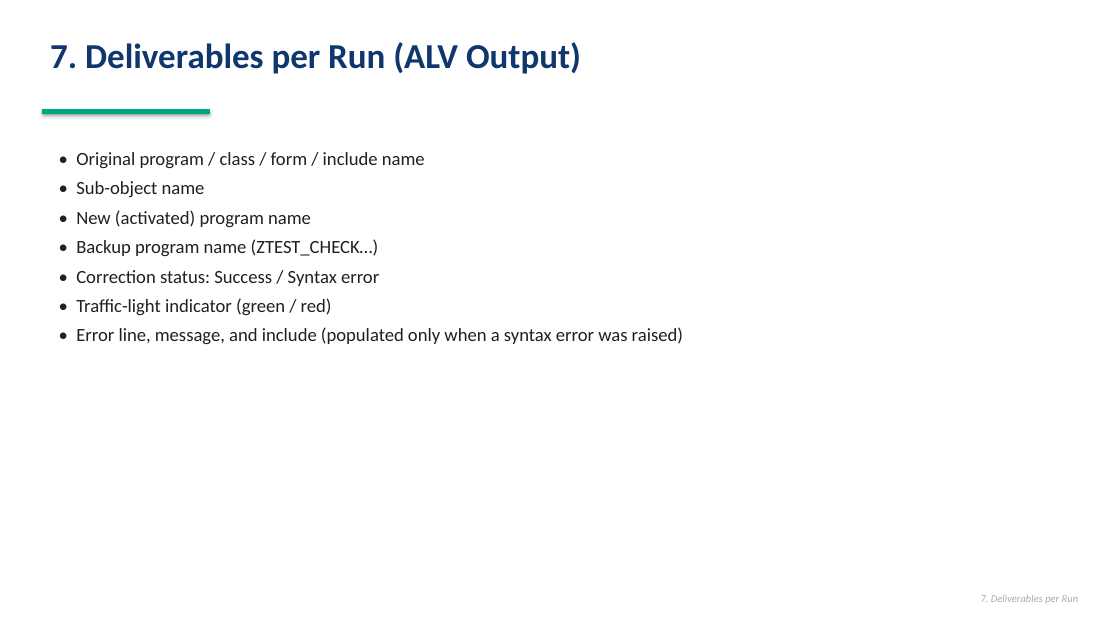
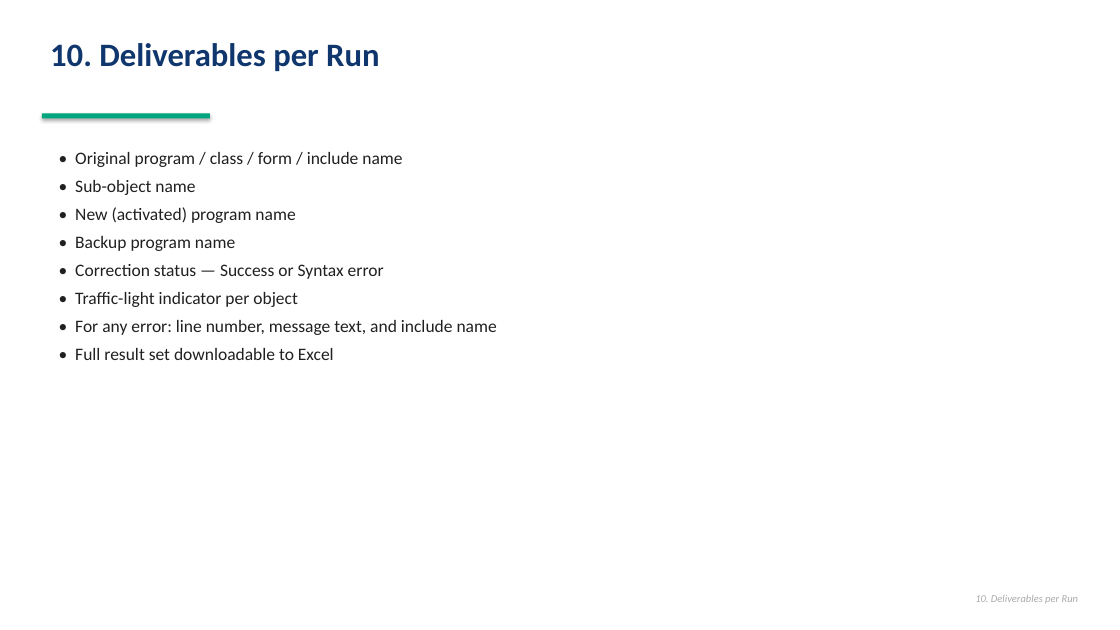
Before and after one commit to vaibhavdiligent/ONGC-CST-Purchase-Date-Sharing-, a slide deck: slide 14 of ZATC_RESULT_CORRECTION_CAPABILITIES.pptx (slide 15 before the commit). Drawn at 1120x630 pixels with LibreOffice and Linux fonts; fonts in the diff are those of the drawing. Boxes give left, top, right and bottom in pixels: in the first picture for what was removed or moved away, otherwise in the second. Text is boxed around its words. In the diff, an @@ line names an element or a change of style, - is before the commit and + after.

```diff
--- a/ZATC_RESULT_CORRECTION_CAPABILITIES.pptx
+++ b/ZATC_RESULT_CORRECTION_CAPABILITIES.pptx
@@ text at (50,43,379,71): text changed; size 30 to 28 pt @@
-7. Deliverables per Run (ALV Output)
+10. Deliverables per Run
@@ rectangle: place and size @@
-rectangle at (42,109,210,114)
+rectangle at (42,113,210,118)
@@ text at (75,152,402,223): size 16 to 15 pt in "• Original program / class / form ...", "• Sub-object name", "• New (activated) program name" @@
@@ text at (75,236,497,360): text changed; size 16 to 15 pt @@
-• Backup program name (ZTEST_CHECK…)
-• Correction status: Success / Syntax error
-• Traffic-light indicator (green / red)
-• Error line, message, and include (populated only when a syntax error was raised)
+• Backup program name
+• Correction status — Success or Syntax error
+• Traffic-light indicator per object
+• For any error: line number, message text, and include name
+• Full result set downloadable to Excel
@@ text at (975,595,1079,604): text changed @@
-7. Deliverables per Run
+10. Deliverables per Run
```
Also in this commit, not shown: 20 other slides changed, 1 slide added, 2 slides removed.
